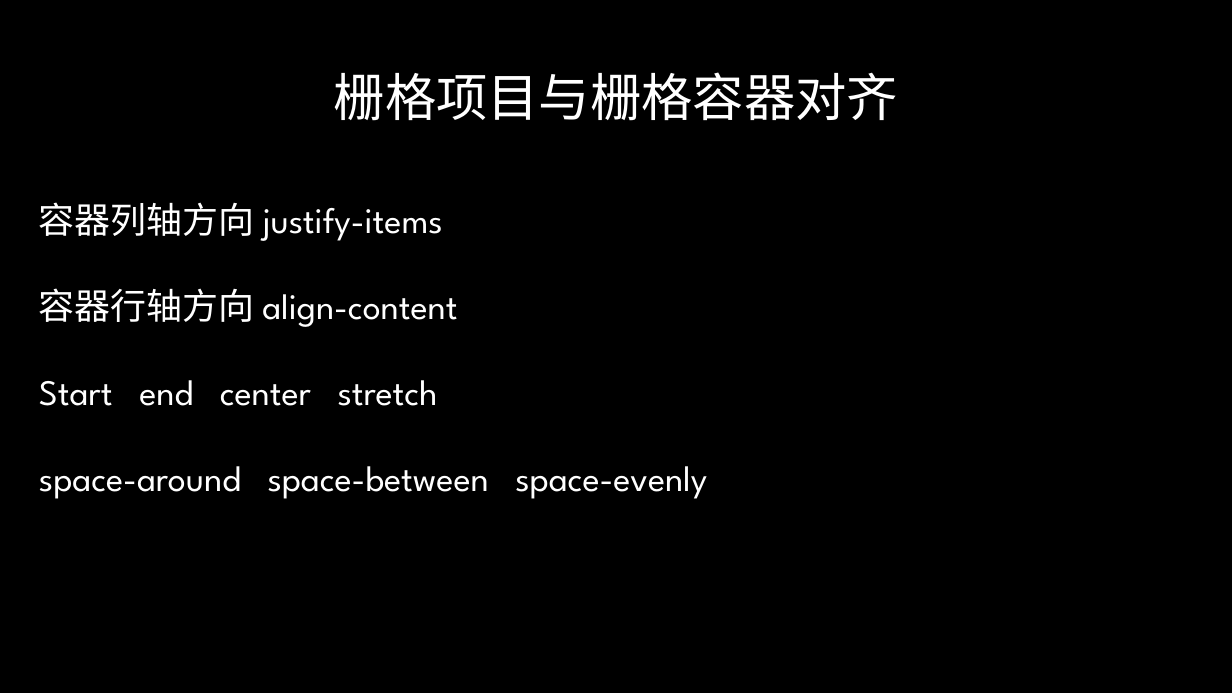
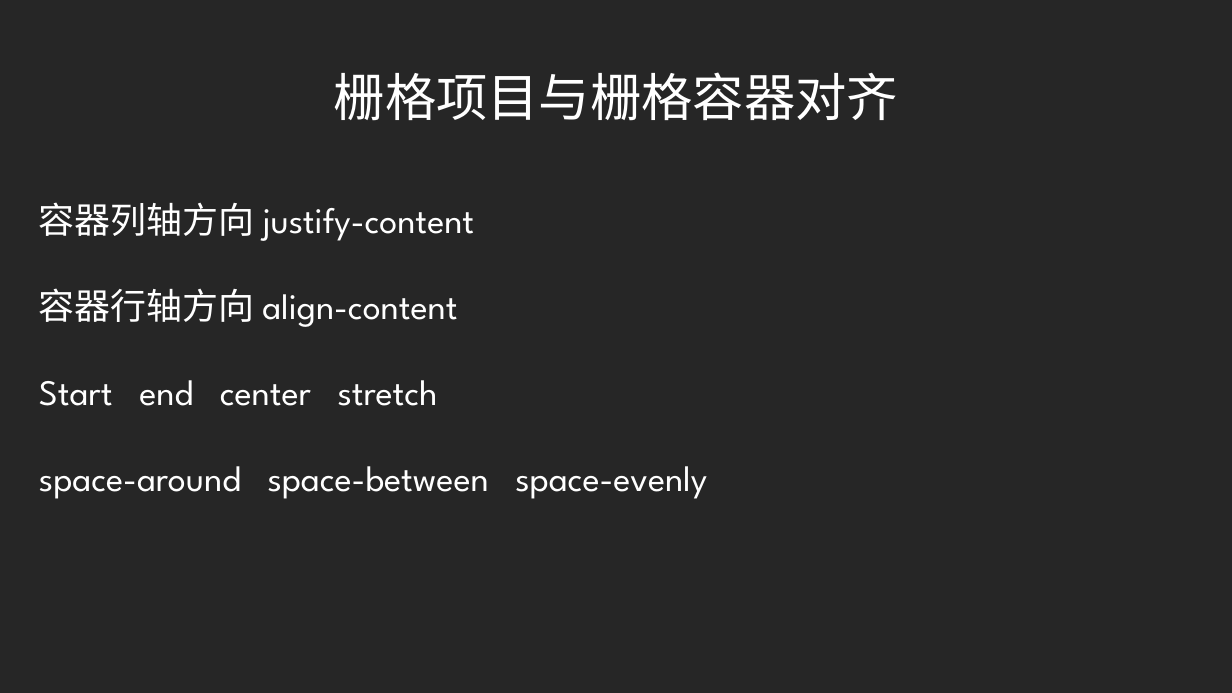
Before and after one commit to radiofly19841018/demo-flex, a slide deck: slide 33 of ppt/CSS Flex&Grid.pptx. Drawn at 1232x693 pixels with LibreOffice and Linux fonts; fonts in the diff are those of the drawing; background and template pictures are left out. Boxes give left, top, right and bottom in pixels: in the first picture for what was removed or moved away, otherwise in the second. Text is boxed around its words. In the diff, an @@ line names an element or a change of style, - is before the commit and + after.

```diff
--- a/ppt/CSS Flex&Grid.pptx
+++ b/ppt/CSS Flex&Grid.pptx
@@ background picture (left out) to #262626 @@
@@ text at (39, 202, 474, 241): text changed @@
-容器列轴方向 justify-items
+容器列轴方向 justify-content
```
Also in this commit, not shown: 17 other slides changed, 1 slide added, 1 slide removed, 4 other files.
